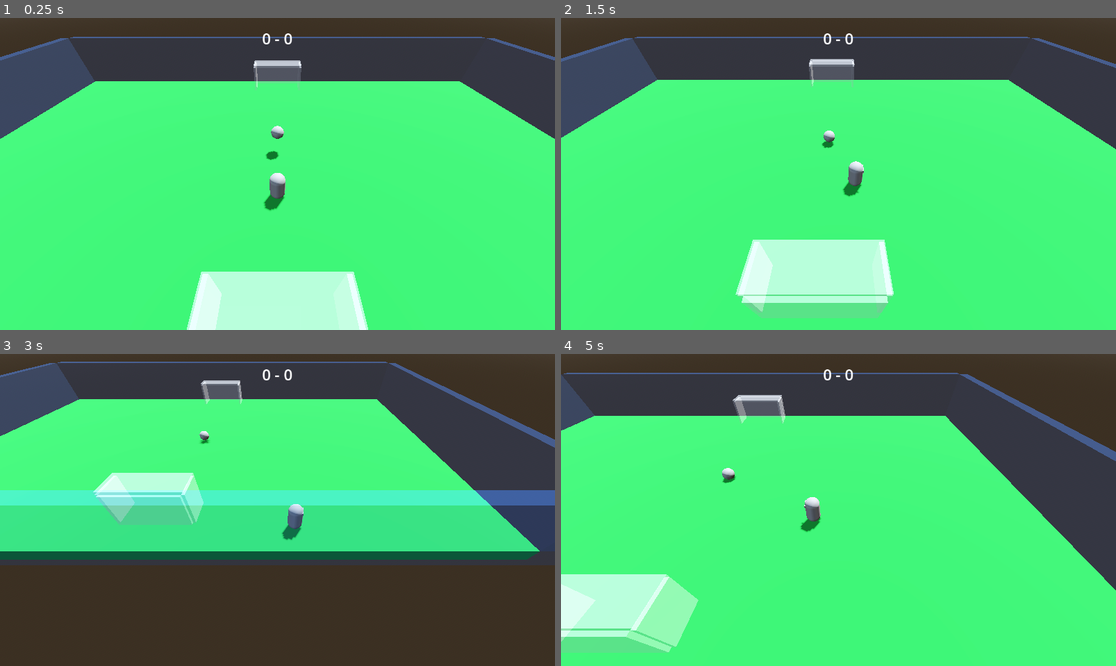
Above: before the commit, frames 1-4 (two rows, left to right).
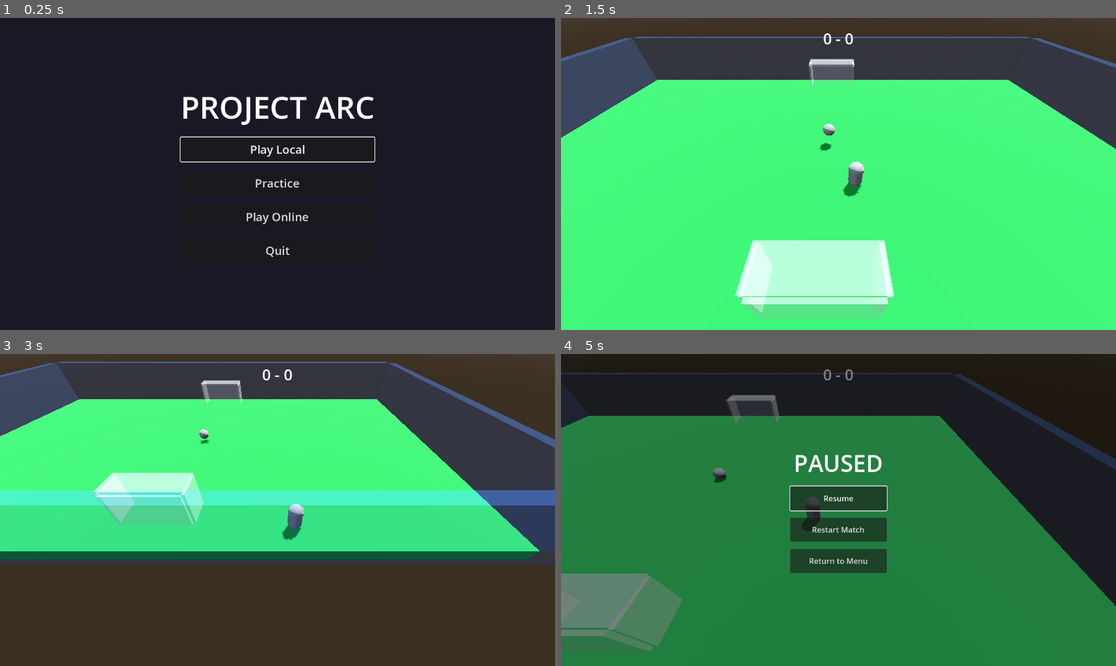
Above: after the commit, the same moments.

Repository: rrichards21/project-arc
Game: Godot game, scene res://core/Menu.tscn
The game is run twice, just before and just after one commit, with the same random seed, the same clock (stepped at 60 frames per second) and the same inputs. Before the commit the project starts from res://core/Main.tscn.
Inputs (mouse positions are in pixels of both pictures, inside the frame that each line leads up to):
- Up to frame 1 (0.25 s): no input
- Up to frame 2 (1.5 s): click (838, 183) at 0.5 s, where only the run after the commit has a clickable "Practice"; tap Enter at 1.25 s; move the mouse to (960, 158) at 1.27 s; hold D (move_right) from 1.28 s (still down); hold E (grab) from 1.28 s (still down); click (960, 158) at 1.42 s
- Up to frame 3 (3 s): move the mouse to (166, 525) at 2.02 s; release D (move_right) at 2.03 s; release E (grab) at 2.03 s; hold S (move_back) 2.03-2.78 s; tap Space (dash) at 2.1 s; click (166, 525) at 2.17 s; tap E (grab) at 2.3 s; move the mouse to (333, 441) at 2.77 s; hold D (move_right) from 2.78 s (still down); hold E (grab) from 2.78 s (still down); click (333, 441) at 2.92 s
- Up to frame 4 (5 s): move the mouse to (810, 572) at 3.52 s; release D (move_right) at 3.53 s; release E (grab) at 3.53 s; hold W (move_forward) 3.53-4.28 s; tap Shift at 3.6 s; click (810, 572) at 3.67 s; tap E (grab) at 3.8 s; move the mouse to (1005, 556) at 4.27 s; hold A (move_left) from 4.28 s (still down); hold E (grab) from 4.28 s (still down); tap Enter at 4.35 s; click (1005, 556) at 4.42 s; tap Escape (pause, bound only after the commit) at 4.9 s

The runs differ from the first frame. In frame 1, 100% of the frame differs, in the area x 0-100%, y 0-100%; in frame 2, 0.7%; in frame 3, less than 0.1%; in frame 4, 99%.

Commit message:
Feat: Add Main & Pause Menus, Practice Mode, and Mouse Fixes

Diff:
--- a/core/GameManager.gd
+++ b/core/GameManager.gd
@@ -27,6 +27,7 @@
 		"dash": [KEY_SPACE, KEY_SHIFT],
 		"grab": [KEY_E, KEY_ENTER, MOUSE_BUTTON_LEFT],
 		"reset_match": [KEY_R],
+		"pause": [KEY_ESCAPE],
 	}
 
 	for action in inputs:
--- a/core/Main.tscn
+++ b/core/Main.tscn
@@ -2,6 +2,7 @@
 
 [ext_resource type="Script" path="res://core/Main.gd" id="1_main"]
 [ext_resource type="Script" path="res://core/CameraFollow.gd" id="2_camera"]
+[ext_resource type="Script" path="res://core/PauseMenu.gd" id="3_pause"]
 
 [sub_resource type="ProceduralSkyMaterial" id="ProceduralSkyMaterial_1"]
 sky_top_color = Color(0.385, 0.454, 0.55, 1)
@@ -45,3 +46,59 @@
 theme_override_font_sizes/font_size = 32
 text = "0 - 0"
 horizontal_alignment = 1
+
+[node name="PauseMenu" type="Control" parent="HUD"]
+process_mode = 3
+layout_mode = 3
+anchors_preset = 15
+anchor_right = 1.0
+anchor_bottom = 1.0
+grow_horizontal = 2
+grow_vertical = 2
+script = ExtResource("3_pause")
+
+[node name="ColorRect" type="ColorRect" parent="HUD/PauseMenu"]
+layout_mode = 1
+anchors_preset = 15
+anchor_right = 1.0
+anchor_bottom = 1.0
+grow_horizontal = 2
+grow_vertical = 2
+color = Color(0, 0, 0, 0.490196)
+
+[node name="CenterContainer" type="CenterContainer" parent="HUD/PauseMenu"]
+layout_mode = 1
+anchors_preset = 15
+anchor_right = 1.0
+anchor_bottom = 1.0
+grow_horizontal = 2
+grow_vertical = 2
+
+[node name="VBoxContainer" type="VBoxContainer" parent="HUD/PauseMenu/CenterContainer"]
+layout_mode = 2
+theme_override_constants/separation = 15
+
+[node name="Label" type="Label" parent="HUD/PauseMenu/CenterContainer/VBoxContainer"]
+layout_mode = 2
+theme_override_font_sizes/font_size = 48
+text = "PAUSED"
+horizontal_alignment = 1
+
+[node name="BtnResume" type="Button" parent="HUD/PauseMenu/CenterContainer/VBoxContainer"]
+custom_minimum_size = Vector2(200, 50)
+layout_mode = 2
+text = "Resume"
+
+[node name="BtnRestart" type="Button" parent="HUD/PauseMenu/CenterContainer/VBoxContainer"]
+custom_minimum_size = Vector2(200, 50)
+layout_mode = 2
+text = "Restart Match"
+
+[node name="BtnMenu" type="Button" parent="HUD/PauseMenu/CenterContainer/VBoxContainer"]
+custom_minimum_size = Vector2(200, 50)
+layout_mode = 2
+text = "Return to Menu"
+
+[connection signal="pressed" from="HUD/PauseMenu/CenterContainer/VBoxContainer/BtnResume" to="HUD/PauseMenu" method="_on_btn_resume_pressed"]
+[connection signal="pressed" from="HUD/PauseMenu/CenterContainer/VBoxContainer/BtnRestart" to="HUD/PauseMenu" method="_on_btn_restart_pressed"]
+[connection signal="pressed" from="HUD/PauseMenu/CenterContainer/VBoxContainer/BtnMenu" to="HUD/PauseMenu" method="_on_btn_menu_pressed"]
--- /dev/null
+++ b/core/Menu.gd
@@ -0,0 +1,22 @@
+extends Control
+
+func _ready() -> void:
+	Input.mouse_mode = Input.MOUSE_MODE_VISIBLE # Ensure cursor is visible
+	$CenterContainer/VBoxContainer/BtnLocal.grab_focus()
+
+func _on_btn_local_pressed() -> void:
+	# Change to the main game scene
+	get_tree().change_scene_to_file("res://core/Main.tscn")
+
+func _on_btn_practice_pressed() -> void:
+	# Change to the main game scene (Same as Local for now)
+	# Future: Set GameManager.practice_mode = true
+	get_tree().change_scene_to_file("res://core/Main.tscn")
+
+func _on_btn_online_pressed() -> void:
+	print("Online mode coming soon...")
+	# For now, maybe just change text to "Coming Soon"
+	$CenterContainer/VBoxContainer/BtnOnline.text = "Coming Soon..."
+
+func _on_btn_quit_pressed() -> void:
+	get_tree().quit()
--- /dev/null
+++ b/core/Menu.tscn
@@ -0,0 +1,68 @@
+[gd_scene load_steps=2 format=3 uid="uid://menu_uuid_001"]
+
+[ext_resource type="Script" path="res://core/Menu.gd" id="1_menu"]
+
+[node name="Menu" type="Control"]
+layout_mode = 3
+anchors_preset = 15
+anchor_right = 1.0
+anchor_bottom = 1.0
+grow_horizontal = 2
+grow_vertical = 2
+script = ExtResource("1_menu")
+
+[node name="Background" type="ColorRect" parent="."]
+layout_mode = 1
+anchors_preset = 15
+anchor_right = 1.0
+anchor_bottom = 1.0
+grow_horizontal = 2
+grow_vertical = 2
+color = Color(0.1, 0.1, 0.15, 1)
+
+[node name="CenterContainer" type="CenterContainer" parent="."]
+layout_mode = 1
+anchors_preset = 15
+anchor_right = 1.0
+anchor_bottom = 1.0
+grow_horizontal = 2
+grow_vertical = 2
+
+[node name="VBoxContainer" type="VBoxContainer" parent="CenterContainer"]
+layout_mode = 2
+theme_override_constants/separation = 20
+
+[node name="Title" type="Label" parent="CenterContainer/VBoxContainer"]
+layout_mode = 2
+theme_override_font_sizes/font_size = 64
+text = "PROJECT ARC"
+horizontal_alignment = 1
+
+[node name="BtnLocal" type="Button" parent="CenterContainer/VBoxContainer"]
+custom_minimum_size = Vector2(200, 50)
+layout_mode = 2
+theme_override_font_sizes/font_size = 24
+text = "Play Local"
+
+[node name="BtnPractice" type="Button" parent="CenterContainer/VBoxContainer"]
+custom_minimum_size = Vector2(200, 50)
+layout_mode = 2
+theme_override_font_sizes/font_size = 24
+text = "Practice"
+
+[node name="BtnOnline" type="Button" parent="CenterContainer/VBoxContainer"]
+custom_minimum_size = Vector2(200, 50)
+layout_mode = 2
+theme_override_font_sizes/font_size = 24
+text = "Play Online"
+
+[node name="BtnQuit" type="Button" parent="CenterContainer/VBoxContainer"]
+custom_minimum_size = Vector2(200, 50)
+layout_mode = 2
+theme_override_font_sizes/font_size = 24
+text = "Quit"
+
+[connection signal="pressed" from="CenterContainer/VBoxContainer/BtnLocal" to="." method="_on_btn_local_pressed"]
+[connection signal="pressed" from="CenterContainer/VBoxContainer/BtnPractice" to="." method="_on_btn_practice_pressed"]
+[connection signal="pressed" from="CenterContainer/VBoxContainer/BtnOnline" to="." method="_on_btn_online_pressed"]
+[connection signal="pressed" from="CenterContainer/VBoxContainer/BtnQuit" to="." method="_on_btn_quit_pressed"]
--- /dev/null
+++ b/core/PauseMenu.gd
@@ -0,0 +1,35 @@
+extends Control
+
+func _ready() -> void:
+	# Hide initially
+	hide()
+
+func _input(event: InputEvent) -> void:
+	if event.is_action_pressed("pause"):
+		toggle_pause()
+
+func toggle_pause() -> void:
+	var new_state = not get_tree().paused
+	get_tree().paused = new_state
+	visible = new_state
+
+	if new_state:
+		Input.mouse_mode = Input.MOUSE_MODE_VISIBLE
+		$CenterContainer/VBoxContainer/BtnResume.grab_focus()
+	else:
+		# Assuming we want to capture mouse again when playing
+		Input.mouse_mode = Input.MOUSE_MODE_CAPTURED
+		# Note: Main.gd might enforce mouse capture too, verify conflicts.
+
+func _on_btn_resume_pressed() -> void:
+	toggle_pause()
+
+func _on_btn_restart_pressed() -> void:
+	toggle_pause() # Unpause first
+	GameManager.start_match() # Reset vars
+	get_tree().reload_current_scene()
+
+func _on_btn_menu_pressed() -> void:
+	get_tree().paused = false # Unpause directly
+	Input.mouse_mode = Input.MOUSE_MODE_VISIBLE # Force mouse visible for menu
+	get_tree().change_scene_to_file("res://core/Menu.tscn")
--- a/project.godot
+++ b/project.godot
@@ -10,8 +10,7 @@
 
 [application]
 
-config/name="ProjectArc"
-run/main_scene="res://core/Main.tscn"
+run/main_scene="res://core/Menu.tscn"
 config/features=PackedStringArray("4.5", "Forward Plus")
 config/icon="res://icon.svg"
 
Not shown, added: core/Menu.gd.uid
Not shown, added: core/PauseMenu.gd.uid
